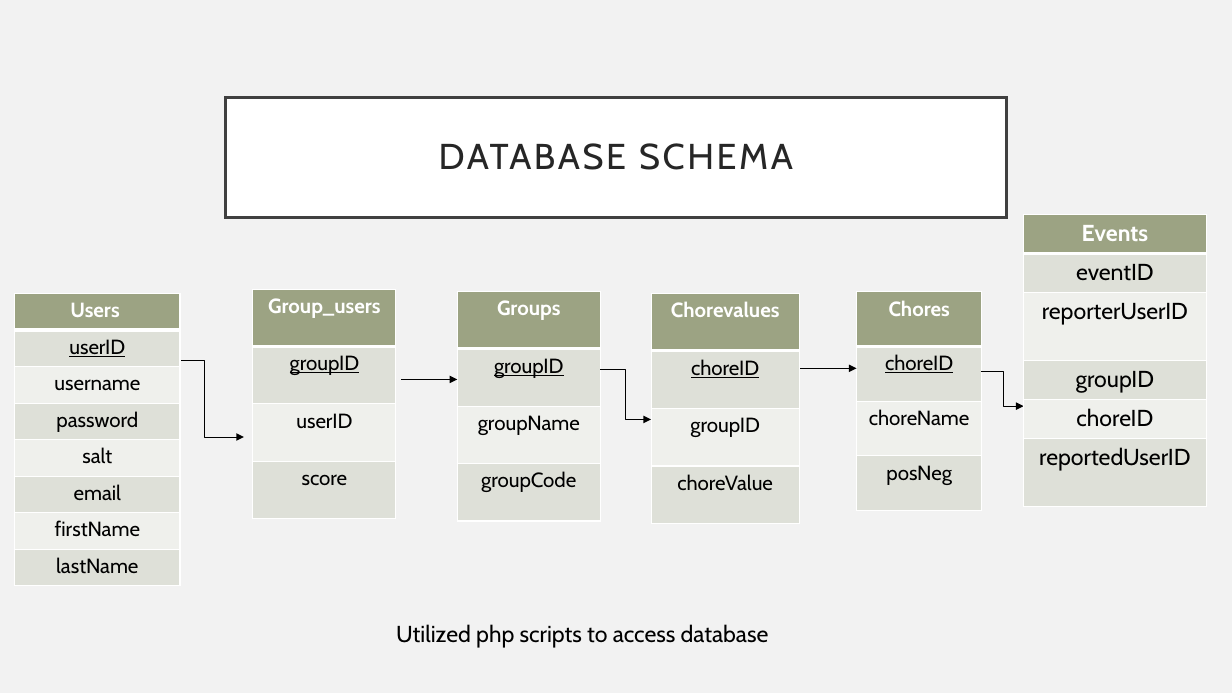
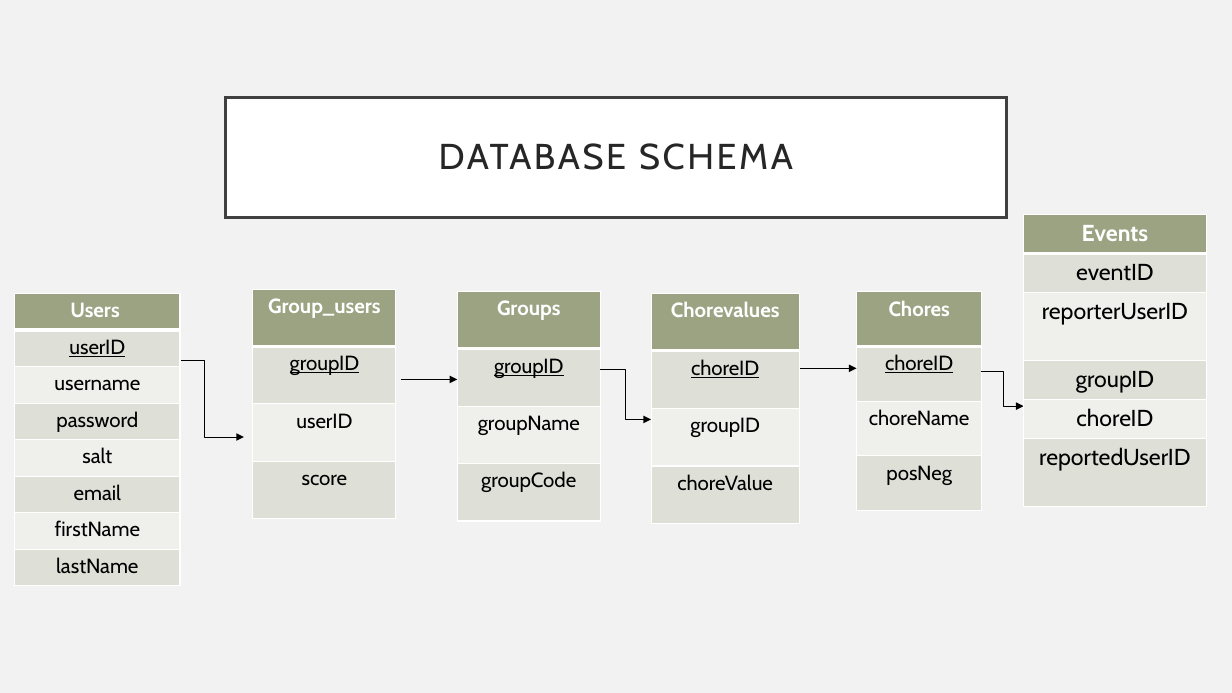
Before and after one commit to Risch1997/IIT-Project, a slide deck: slide 11 of OUR-PRESENTATION.pptx. Drawn at 1232x693 pixels with LibreOffice and Linux fonts; fonts in the diff are those of the drawing. Boxes give left, top, right and bottom in pixels: in the first picture for what was removed or moved away, otherwise in the second. Text is boxed around its words. In the diff, an @@ line names an element or a change of style, - is before the commit and + after.

Commit message:
Added PHP Script slide to presentation

```diff
--- a/OUR-PRESENTATION.pptx
+++ b/OUR-PRESENTATION.pptx
@@ text removed at box(396, 624, 769, 648) @@
-Utilized php scripts to access database
```
Also in this commit, not shown: 2 other slides changed, 1 slide added.
